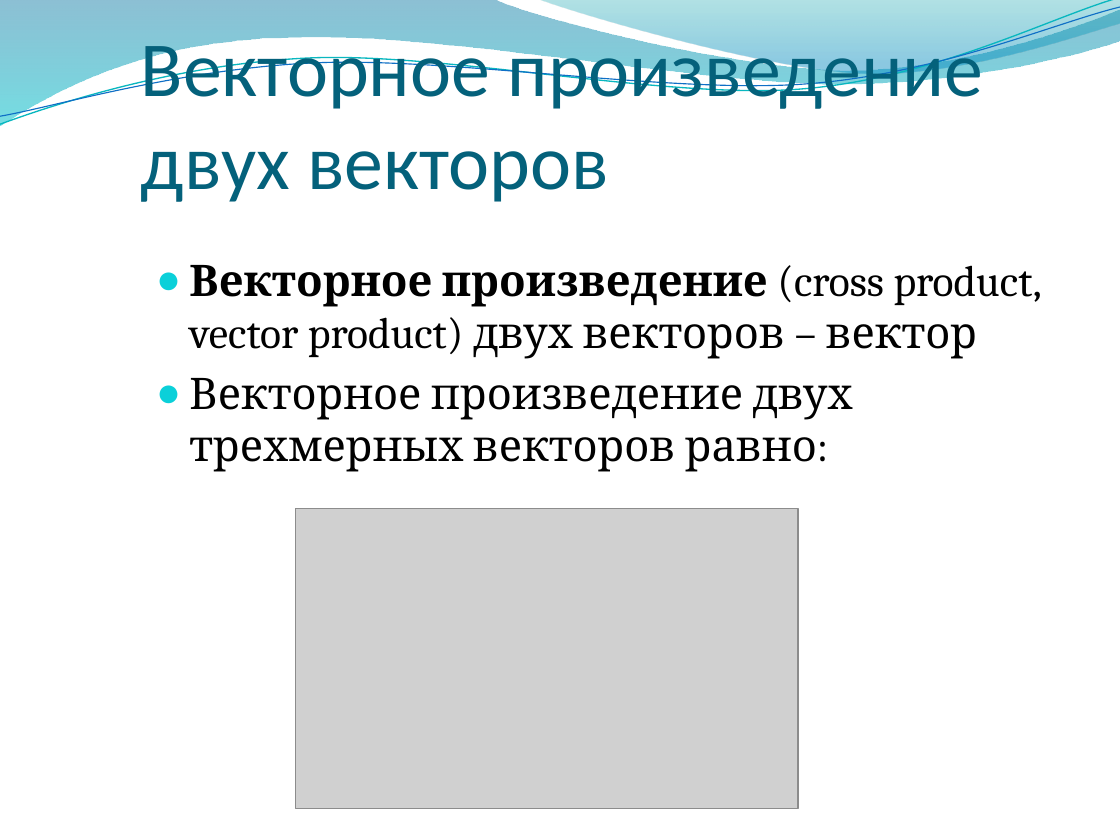
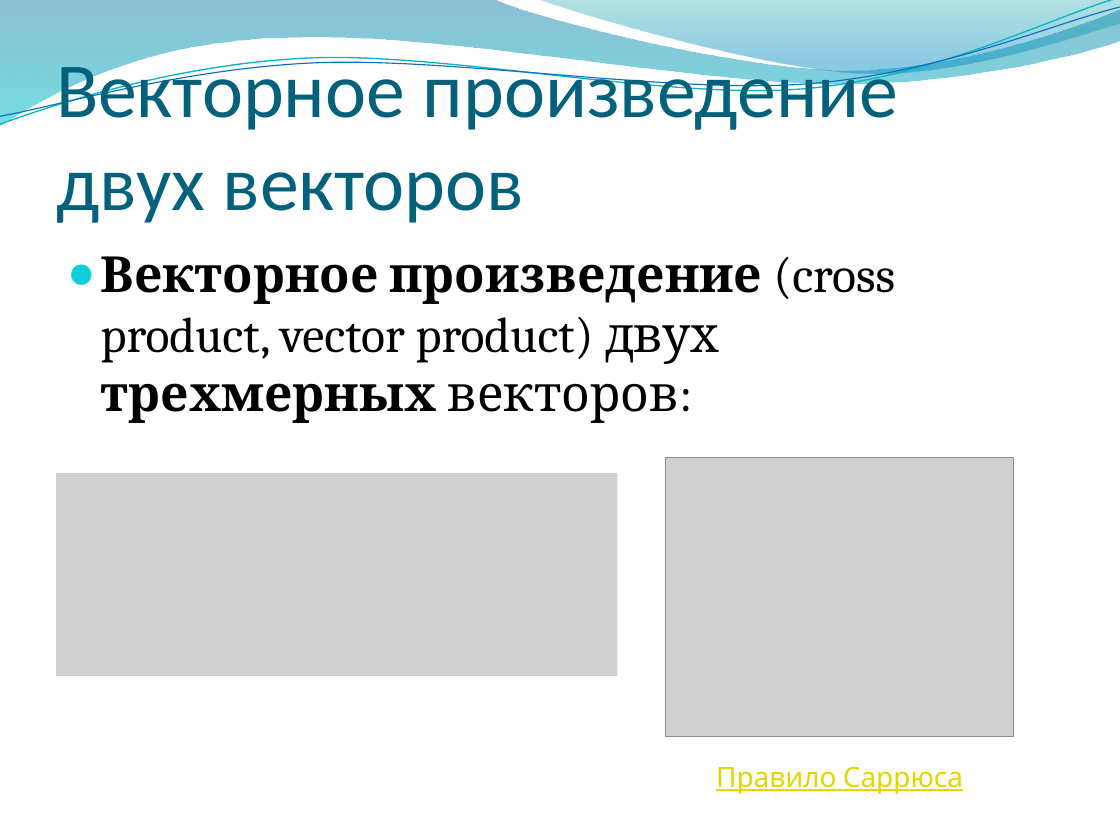
Before and after one commit to alexey-malov/cg-course, a slide deck: slide 40 of lectures/03 - Векторный анализ, трансформации и матрицы.pptx. Drawn at 1120x840 pixels with LibreOffice and Linux fonts; fonts in the diff are those of the drawing; grey boxes stand for pictures; background and template pictures are left out. Boxes give left, top, right and bottom in pixels: in the first picture for what was removed or moved away, otherwise in the second. Text is boxed around its words. In the diff, an @@ line names an element or a change of style, - is before the commit and + after.

```diff
--- a/lectures/03 - Векторный анализ, трансформации и матрицы.pptx
+++ b/lectures/03 - Векторный анализ, трансформации и матрицы.pptx
@@ title "Векторное произведение двух векторов": place and size @@
-title "Векторное произведение двух векторов" at [141,31,984,202]
+title "Векторное произведение двух векторов" at [56,52,899,223]
@@ text at [101,256,895,423]: text changed; size 28 to 32 pt @@
-● Векторное произведение (cross product, vector product) двух векторов – вектор
-● Векторное произведение двух трехмерных векторов равно:
+● Векторное произведение (cross product, vector product) двух трехмерных векторов:
@@ picture added at [56,473,617,675] @@
@@ picture added at [665,457,1012,736] @@
@@ picture removed at [296,508,799,809] @@
@@ text added at [716,766,963,794], 18 pt, text #E2D700, underline @@
+Правило Саррюса
```
Also in this commit, not shown: 20 other slides changed, 5 slides added, 1 slide removed, 1 other file.
